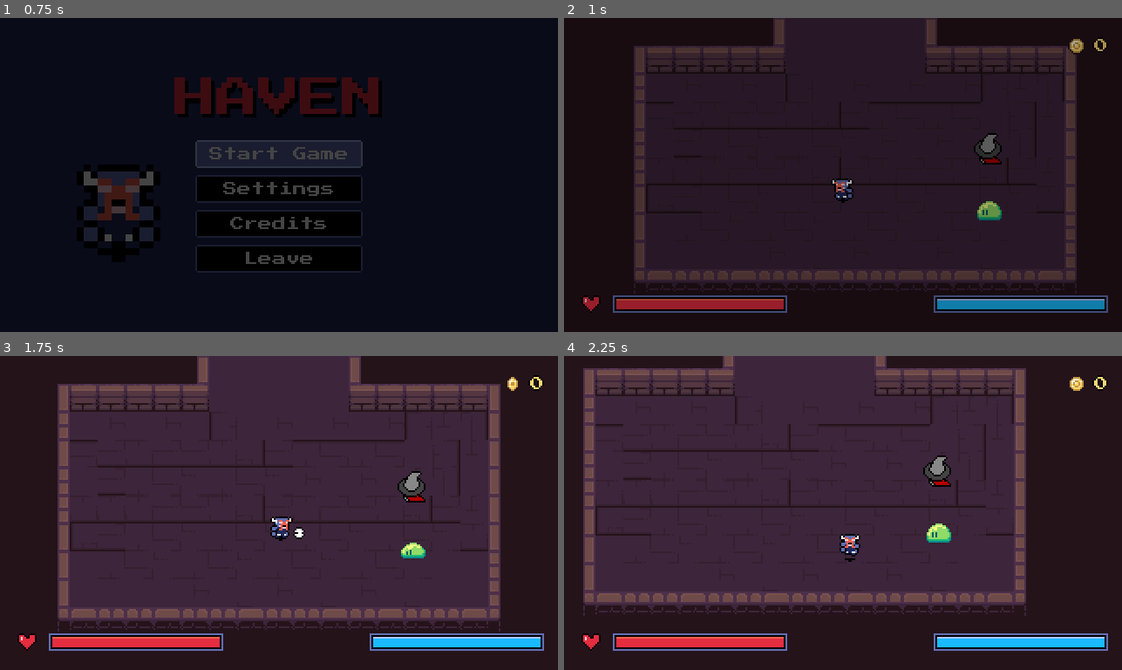
Above: before the commit, frames 1-4 (two rows, left to right).
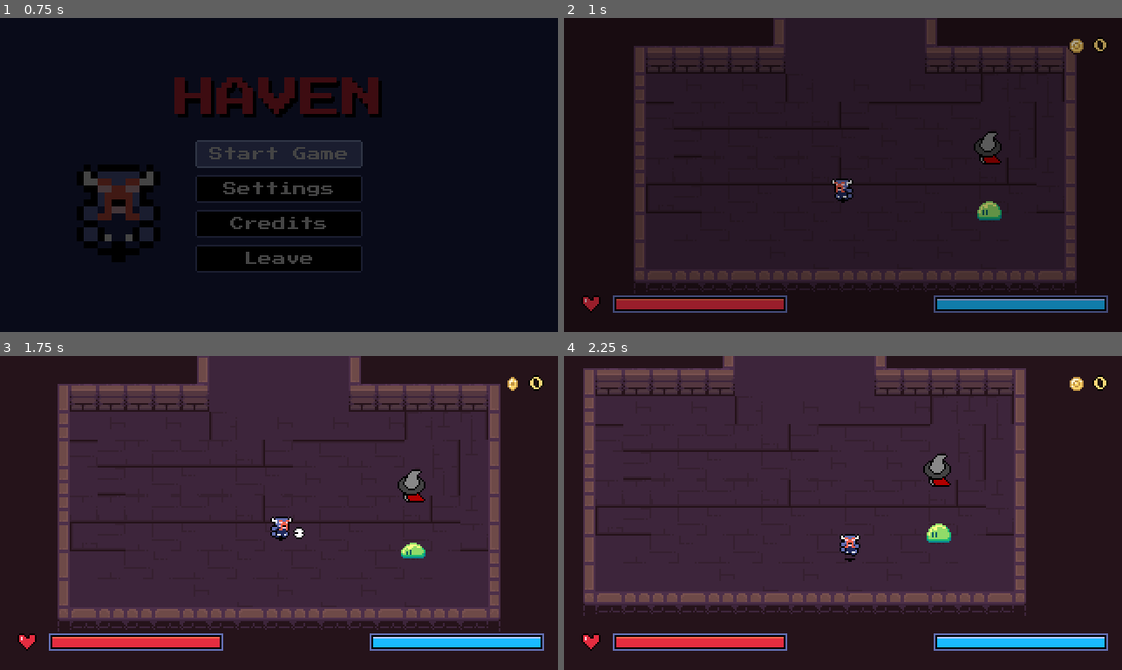
Above: after the commit, the same moments.

Repository: DaEpickid540/haven-2026
Game: Godot game, scene res://Scenes/main.tscn
Same seed, same stepped clock (60 frames per second), same inputs: the game is played once before the commit and once after it.
Inputs (mouse positions are in pixels of both pictures, inside the frame that each line leads up to):
- Up to frame 1 (0.75 s): click "Start Game" at 0.5 s
- Up to frame 2 (1 s): no input
- Up to frame 3 (1.75 s): move the mouse to (401, 497) at 1.27 s; hold Right (right) from 1.28 s (still down); tap J (attack) at 1.35 s; click (401, 497) at 1.42 s
- Up to frame 4 (2.25 s): move the mouse to (731, 528) at 2.02 s; release Right (right) at 2.03 s; hold Down (down) from 2.03 s (still down); tap X (dash) at 2.1 s

Frame 1 is identical in both runs. In frame 2, 0.2% of the frame differs, in the area x 73-79%, y 36-47%; in frame 3, 0.2%; in frame 4, 0.2%.

Commit message:
added shopkeeper animation

Diff:
--- a/Assets/Tileset/dungeon_tileset.tres
+++ b/Assets/Tileset/dungeon_tileset.tres
@@ -1,4 +1,4 @@
-[gd_resource type="TileSet" load_steps=3 format=3]
+[gd_resource type="TileSet" format=3 uid="uid://pfke7wvvtji7"]
 
 [ext_resource type="Texture2D" uid="uid://chw2o8hrbwh8d" path="res://Assets/2D Pixel Dungeon Asset Pack/character and tileset/Dungeon_Tileset.png" id="1_tex"]
 
--- a/Scenes/shopkeeper.tscn
+++ b/Scenes/shopkeeper.tscn
@@ -35,12 +35,20 @@
 "texture": SubResource("AtlasTexture_rla2l")
 }],
 "loop": 1,
-"name": &"walking",
+"name": &"idle",
 "speed": 5.0
 }]
 
 [sub_resource type="CircleShape2D" id="CircleShape2D_g7b7a"]
 radius = 8.062258
+
+[sub_resource type="Animation" id="Animation_1e8i3"]
+resource_name = "idle"
+
+[sub_resource type="AnimationLibrary" id="AnimationLibrary_7scxg"]
+_data = {
+&"idle": SubResource("Animation_1e8i3")
+}
 
 [sub_resource type="CircleShape2D" id="CircleShape2D_5iksb"]
 radius = 24.0
@@ -52,12 +60,16 @@
 
 [node name="AnimatedSprite2D" type="AnimatedSprite2D" parent="Body" unique_id=1512147843]
 sprite_frames = SubResource("SpriteFrames_gyc6d")
-animation = &"walking"
-frame_progress = 0.28345448
+animation = &"idle"
+autoplay = "idle"
+frame_progress = 0.82701284
 
 [node name="CollisionShape2D" type="CollisionShape2D" parent="Body" unique_id=36052858]
 position = Vector2(1, -5)
 shape = SubResource("CircleShape2D_g7b7a")
+
+[node name="AnimationPlayer" type="AnimationPlayer" parent="Body" unique_id=1794429611]
+libraries/ = SubResource("AnimationLibrary_7scxg")
 
 [node name="TalkZone" type="Area2D" parent="." unique_id=1948521727]
 position = Vector2(1, -5)
